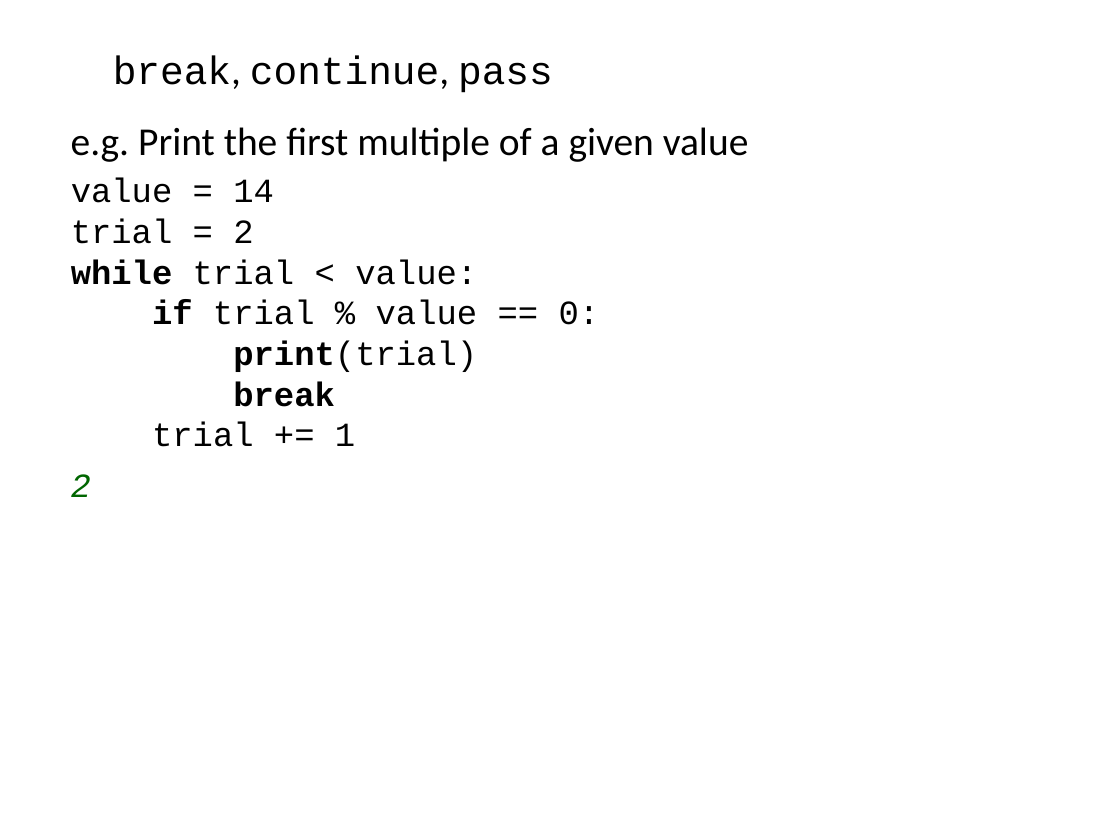
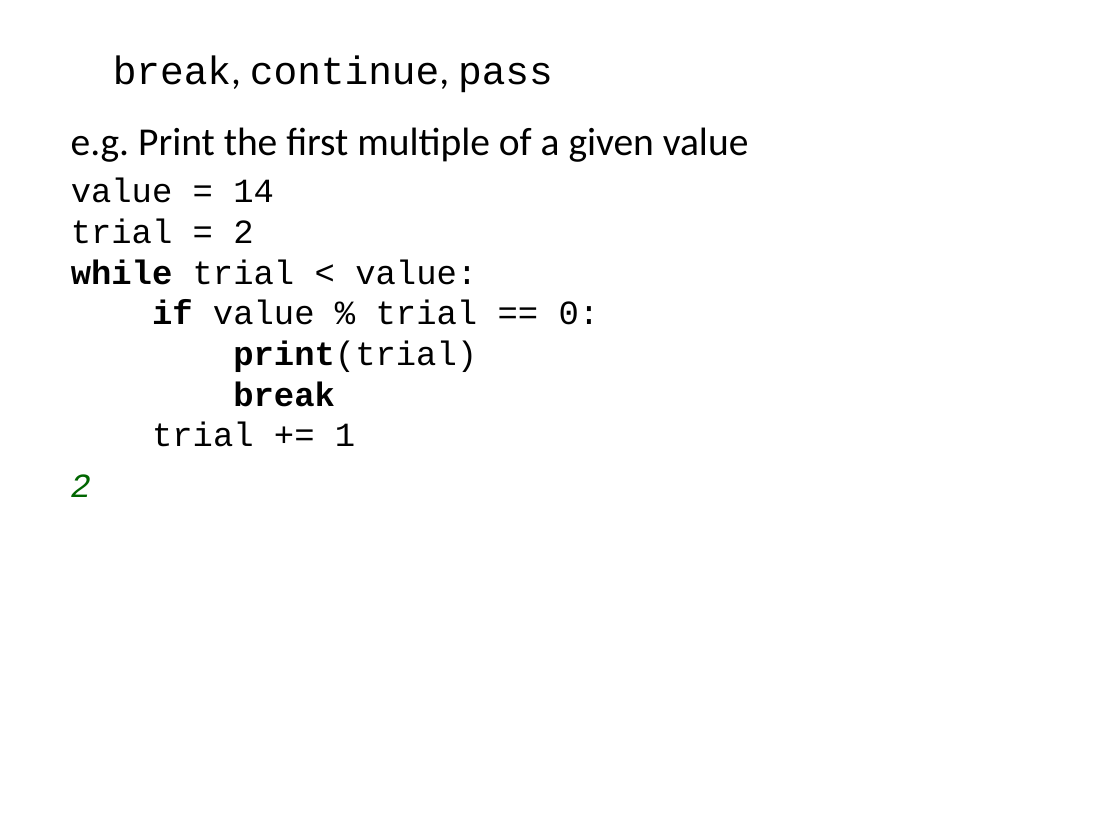
Before and after one commit to ncasuk/ncas-isc, a slide deck: slide 63 of python/presentations/learning_python/05_flow.pptx (slide 84 before the commit). Drawn at 1120x840 pixels with LibreOffice and Linux fonts; fonts in the diff are those of the drawing; background and template pictures are left out. Boxes give left, top, right and bottom in pixels: in the first picture for what was removed or moved away, otherwise in the second. Text is boxed around its words. In the diff, an @@ line names an element or a change of style, - is before the commit and + after.

```diff
--- a/python/presentations/learning_python/05_flow.pptx
+++ b/python/presentations/learning_python/05_flow.pptx
@@ text at (x1=152, y1=300, x2=600, y2=325): text changed @@
-if trial % value == 0:
+if value % trial == 0:
```
Also in this commit, not shown: 2 other slides changed, 21 slides removed, 1 other file.
